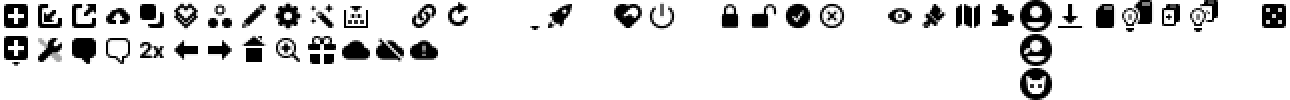
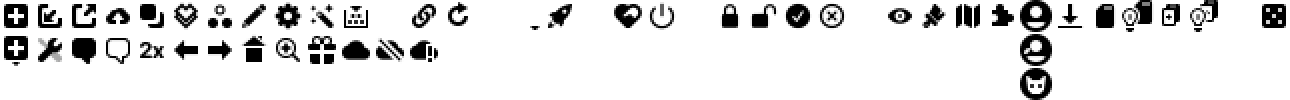
Layered file, before and after one edit (1290×100). Changes by layer:
painted on "Toolbar Icons" (6th of 46, in "IconToolbarCloudDisconnected") over [376, 38, 404, 62]
painted on "Toolbar Icons" (7th of 46, in "IconToolbarCloudError") over [410, 40, 438, 62]
